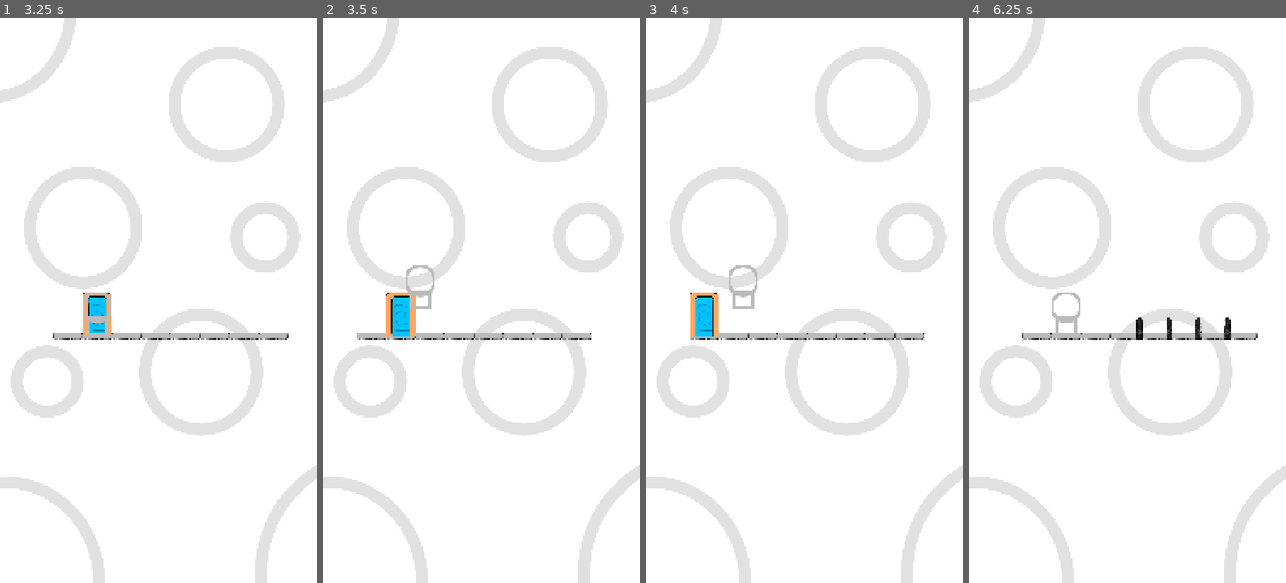
Above: before the commit, frames 1-4 (left to right).
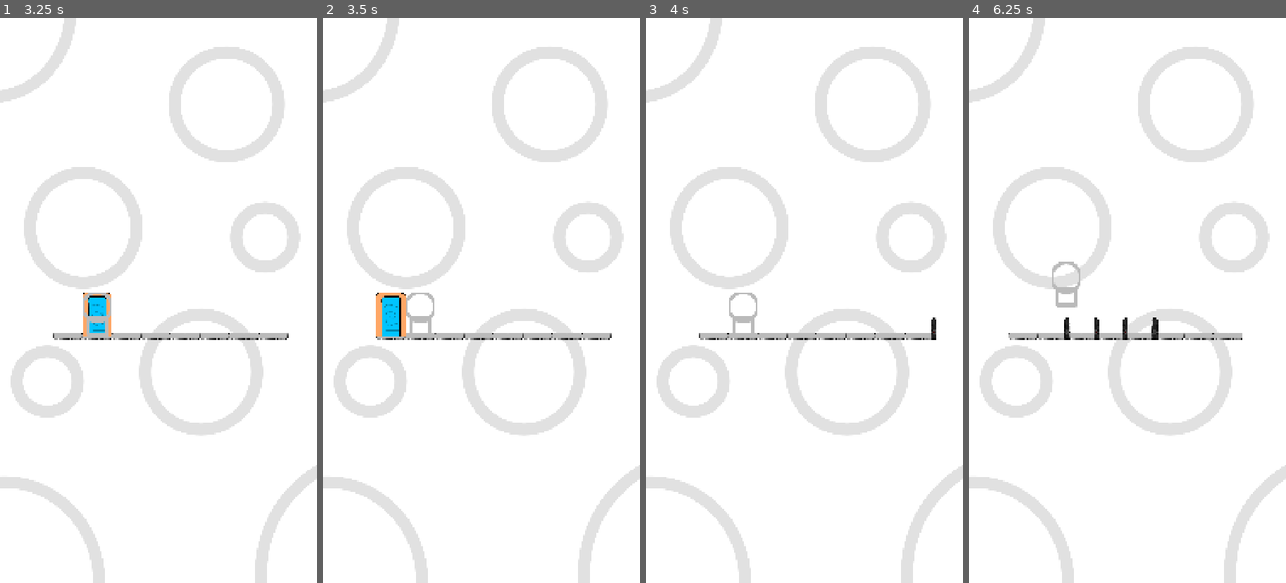
Above: after the commit, the same moments.

Repository: ocastrm/Projet_solo_1
Game: Godot game, scene res://Scene/monde.tscn
Two runs of this game, one before a commit and one after it. Both use one fixed random seed, a clock stepped at 60 frames per second and the inputs below.
Inputs:
- Up to frame 1 (3.25 s): tap Enter at 0.5, 2 s; tap Space (Saut) at 0.77, 1.25, 1.52, 2.75, 3.02 s
- Up to frame 2 (3.5 s): no input
- Up to frame 3 (4 s): tap Space (Saut) at 3.77 s
- Up to frame 4 (6.25 s): tap Space (Saut) at 4.52, 6.02 s

Frame 1 is identical in both runs. In frame 2, 1.5% of the frame differs, in the area x 10-92%, y 43-57%; in frame 3, 1.5%; in frame 4, 1.3%.

Commit message:
Le bug est réglé 2

Diff:
--- a/Scene/Niveau/Element_de_niveau/Obstacles/script/muret.gd
+++ b/Scene/Niveau/Element_de_niveau/Obstacles/script/muret.gd
@@ -1,7 +1,7 @@
 extends Area2D
 var taille = 100
 var cible_x
-@onready var vitesse = get_parent().bpm / 12
+@onready var vitesse : float = float(get_parent().bpm) / 12.0
 
 
 func _physics_process(delta: float) -> void:
--- a/Scene/Niveau/Element_de_niveau/Script/plateforme.gd
+++ b/Scene/Niveau/Element_de_niveau/Script/plateforme.gd
@@ -1,7 +1,7 @@
 extends CharacterBody2D
 var taille = 100
 var cible_x
-@onready var vitesse = get_parent().bpm / 12
+@onready var vitesse : float = float( get_parent().bpm) / 12.0
 
 
 func _physics_process(delta: float) -> void:
--- a/Scene/Niveau/Script/niveau.gd
+++ b/Scene/Niveau/Script/niveau.gd
@@ -15,8 +15,8 @@
 
 func debut_jeux():
 	$Joueur.position = $Position_joueur.position
-	$Timer_mouvement_plateforme.wait_time = 60.0 / float(bpm) * 0.2
-	$Timer_attente_plateforme.wait_time = 60.0 / float(bpm) * 0.8
+	$Timer_mouvement_plateforme.wait_time = 60.0 / float(bpm) * 0.25
+	$Timer_attente_plateforme.wait_time = 60.0 / float(bpm) * 0.75
 	for i in range(8):
 		generer_plateforme(Vector2($Position_plateforme.global_position.x - i * 100,$Position_plateforme.global_position.y))
 		$Start_timer.start()
@@ -25,7 +25,7 @@
 func init_niveau():
 	demarrer = true
 	$Timer_attente_plateforme.start()
-	#$Musique.play()
+	$Musique.play()
 
 func fin_niveau():
 	demarrer = false
--- a/Scene/Niveau/niveau_1.tscn
+++ b/Scene/Niveau/niveau_1.tscn
@@ -5,7 +5,7 @@
 [ext_resource type="PackedScene" uid="uid://bqfw3qfm5y6kb" path="res://Scene/Niveau/Element_de_niveau/plateforme.tscn" id="2_m1cyu"]
 [ext_resource type="PackedScene" uid="uid://ber0bvccjpa3y" path="res://Scene/Niveau/Element_de_niveau/porte.tscn" id="3_dx10x"]
 [ext_resource type="PackedScene" uid="uid://c5ld65k4ylcnw" path="res://Scene/Niveau/Element_de_niveau/Obstacles/muret.tscn" id="4_f4tk7"]
-[ext_resource type="AudioStream" uid="uid://ca7wrkm2fw1ms" path="res://Asset/Musique/120_bpm/all-the-time.mp3" id="5_vwovo"]
+[ext_resource type="AudioStream" uid="uid://djcxbdlnjvlgn" path="res://Asset/Musique/170_bpm/hummingbird-game.mp3" id="5_vwovo"]
 
 [sub_resource type="RectangleShape2D" id="RectangleShape2D_m1cyu"]
 size = Vector2(129, 20)
@@ -17,6 +17,7 @@
 plateforme_scene = ExtResource("2_m1cyu")
 porte_scene = ExtResource("3_dx10x")
 muret_scene = ExtResource("4_f4tk7")
+bpm = 170
 
 [node name="Musique" type="AudioStreamPlayer" parent="."]
 stream = ExtResource("5_vwovo")
